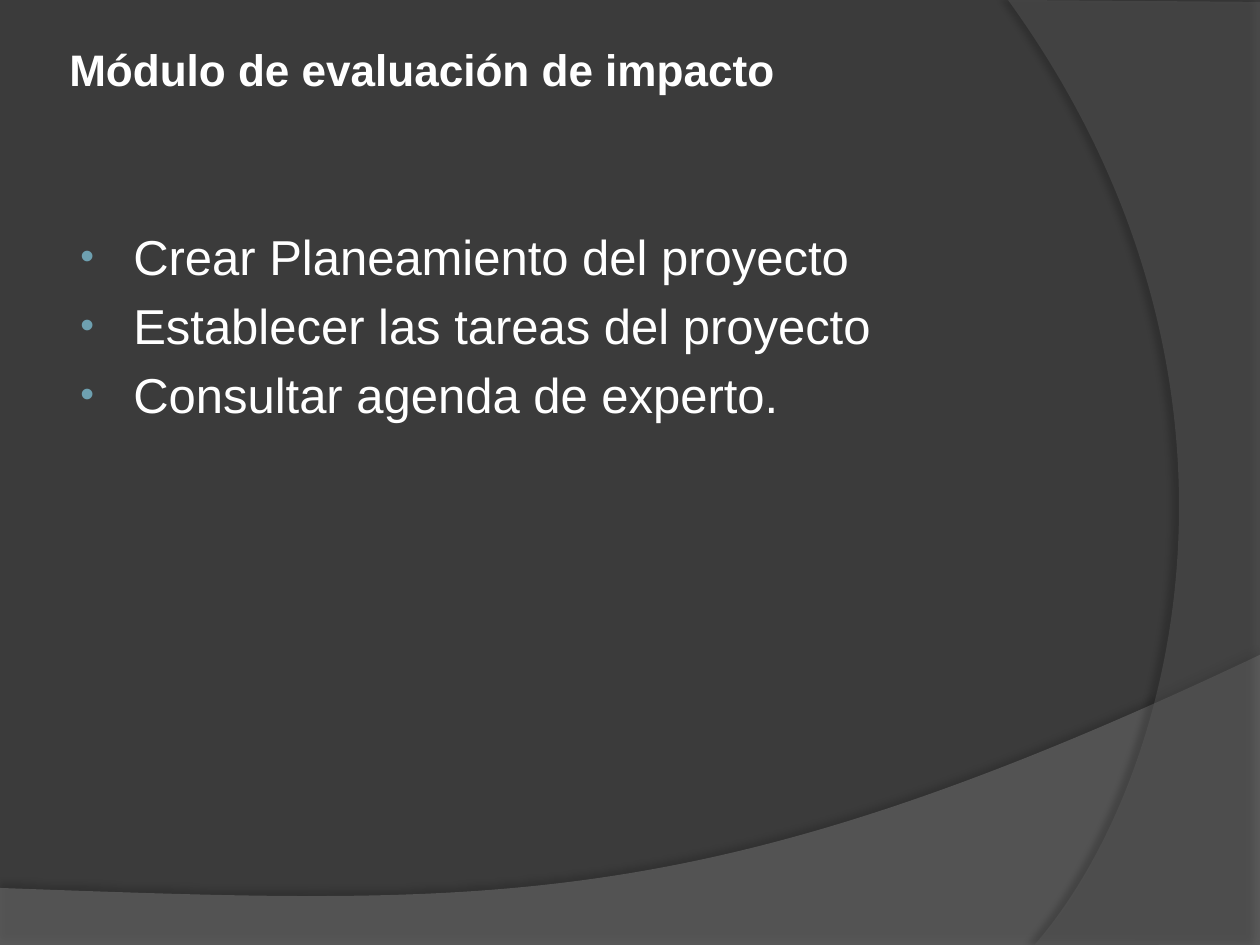
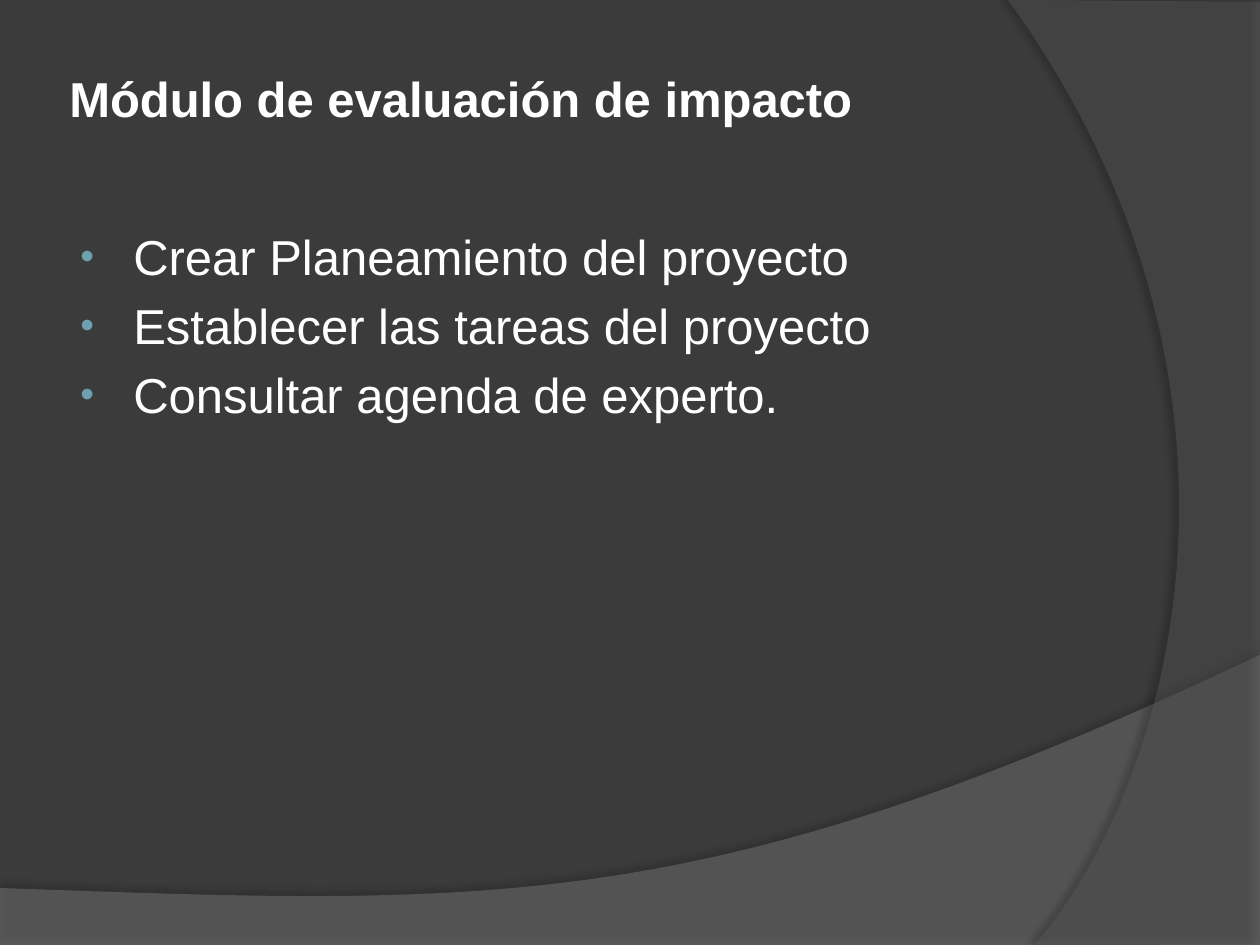
Before and after one commit to jmoics/JX_Market, a slide deck: slide 35 of JX_Market/trunk/Tesis 03_09_2012.pptx. Drawn at 1260x945 pixels with LibreOffice and Linux fonts; fonts in the diff are those of the drawing. Boxes give left, top, right and bottom in pixels: in the first picture for what was removed or moved away, otherwise in the second. Text is boxed around its words. In the diff, an @@ line names an element or a change of style, - is before the commit and + after.

```diff
--- a/JX_Market/trunk/Tesis 03_09_2012.pptx
+++ b/JX_Market/trunk/Tesis 03_09_2012.pptx
@@ title "Módulo de evaluación de impacto" at box(69, 81, 853, 127): size 25.2 to 28 pt @@
```
Also in this commit, not shown: 7 other slides changed, 2 slides added, 1 other file.
